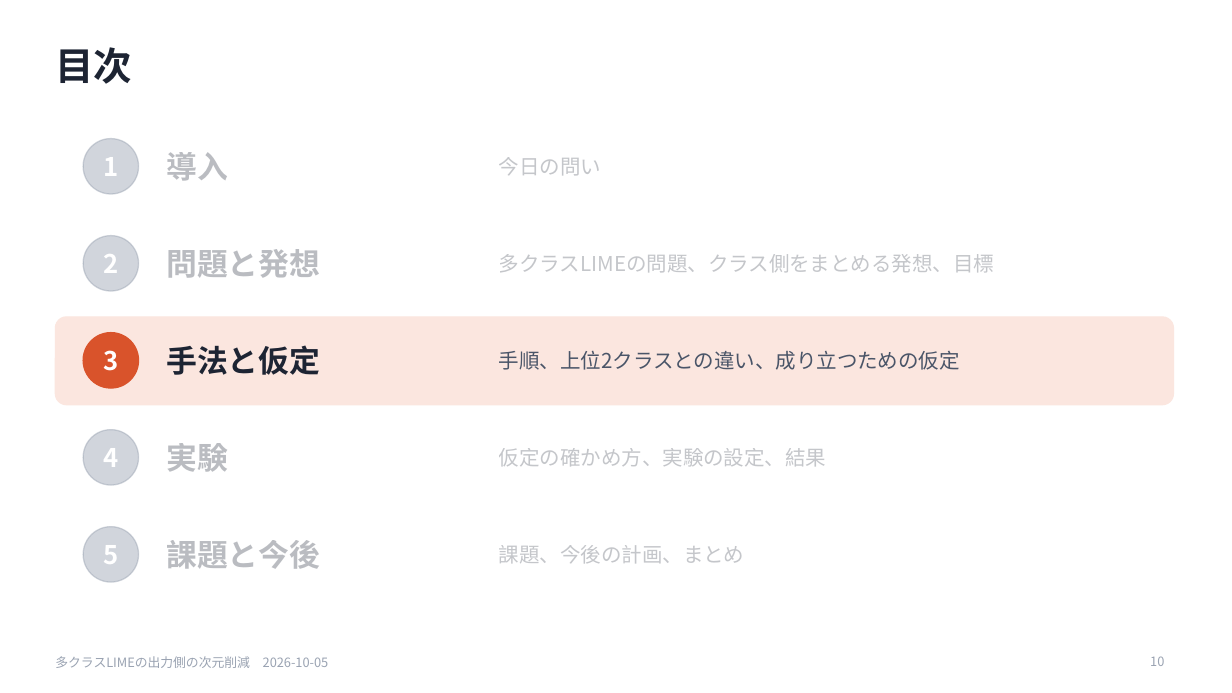
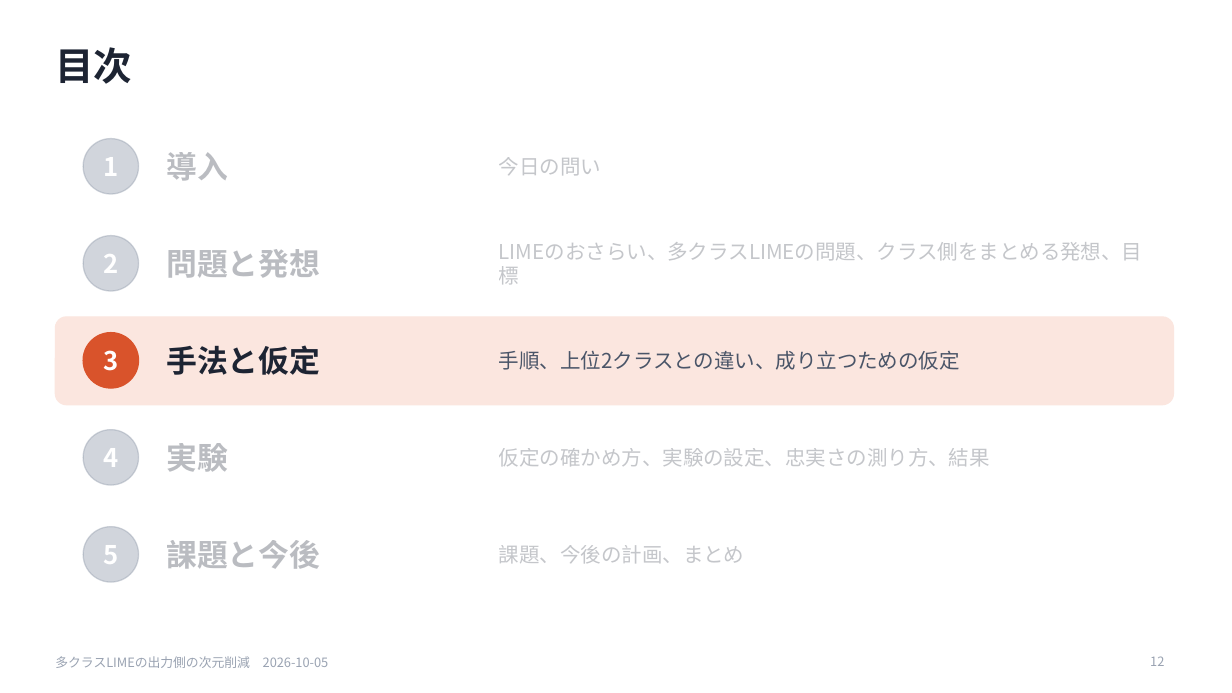
Before and after one commit to SoutaIkegame/Fisher_LIME, a slide deck: slide 12 of docs/seminar/2026-10-05_seminar.pptx (slide 10 before the commit). Drawn at 1232x693 pixels with LibreOffice and Linux fonts; fonts in the diff are those of the drawing. Boxes give left, top, right and bottom in pixels: in the first picture for what was removed or moved away, otherwise in the second. Text is boxed around its words. In the diff, an @@ line names an element or a change of style, - is before the commit and + after.

```diff
--- a/docs/seminar/2026-10-05_seminar.pptx
+++ b/docs/seminar/2026-10-05_seminar.pptx
@@ text at (x1=499, y1=242, x2=1142, y2=284): text changed @@
-多クラスLIMEの問題、クラス側をまとめる発想、目標
+LIMEのおさらい、多クラスLIMEの問題、クラス側をまとめる発想、目標
@@ text at (x1=499, y1=448, x2=990, y2=466): text changed @@
-仮定の確かめ方、実験の設定、結果
+仮定の確かめ方、実験の設定、忠実さの測り方、結果
@@ page number at (x1=1150, y1=656, x2=1164, y2=666): text changed @@
-10
+12
```
Also in this commit, not shown: 8 other slides changed, 3 slides added, 6 other files.
